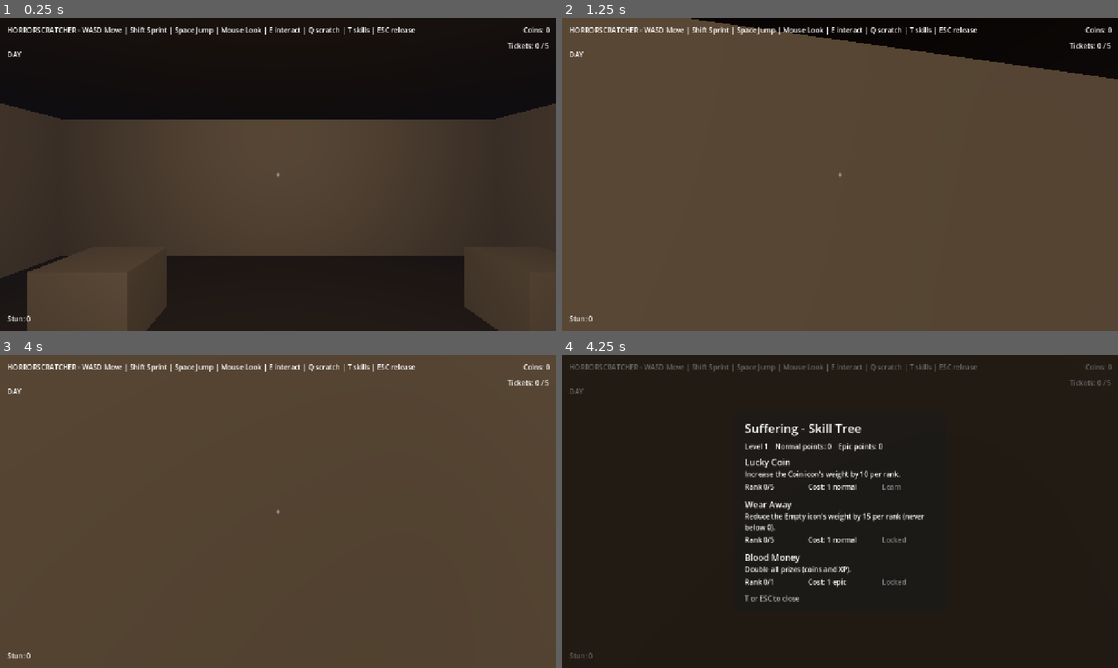
Above: before the commit, frames 1-4 (two rows, left to right).
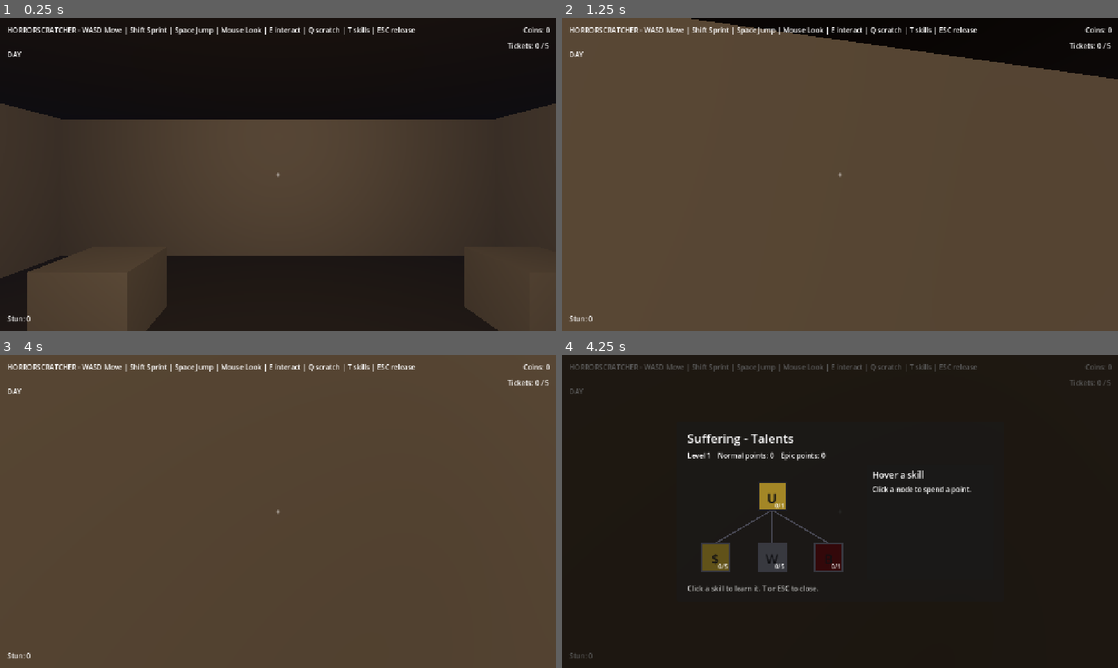
Above: after the commit, the same moments.

Repository: MedianHansen/horrorscratcher
Game: Godot game, scene res://scenes/main.tscn
Same seed, same stepped clock (60 frames per second), same inputs: the game is played once before the commit and once after it.
Inputs (mouse positions are in pixels of both pictures, inside the frame that each line leads up to):
- Up to frame 1 (0.25 s): no input
- Up to frame 2 (1.25 s): tap Enter at 0.5 s; move the mouse to (867, 174) at 0.52 s; hold Up (move_forward) from 0.53 s (still down); tap E (interact) at 0.6 s; click (867, 174) at 0.67 s; tap Space (jump) at 0.77 s
- Up to frame 3 (4 s): keep holding Up (move_forward); move the mouse to (250, 511) at 1.27 s; tap Shift (sprint) at 1.35 s; click (250, 511) at 1.42 s; tap Space (jump) at 1.52, 2, 3.02, 3.5, 3.77 s; move the mouse to (289, 505) at 2.02 s; hold Q (take_ticket) 2.03-2.78 s; click (289, 505) at 2.17 s; tap Enter at 2.75 s; move the mouse to (272, 517) at 2.77 s; tap G (use_gadget) at 2.85 s; click (272, 517) at 2.92 s; move the mouse to (316, 514) at 3.52 s; tap E (interact) at 3.6 s; click (316, 514) at 3.67 s
- Up to frame 4 (4.25 s): keep holding Up (move_forward); tap T (skills) at 4.15 s

Frames 1-3 are identical in both runs. In frame 4, 5.1% of the frame differs, in the area x 22-74%, y 22-79%.

Commit message:
Rework the Suffering skill tree into a WoW-style talent tree
- New root skill Unlock Coin (Coin +20, Empty -20); Lucky Coin, Wear Away and Blood Money require it
- Skill gained icon_color/glyph and a second icon modifier (target_icon_2/amount_2)
- skill_tree_ui.gd rebuilt: depth-based node layout with connector lines, side tooltip, click-to-learn, state borders
- skill_node.gd draws nodes; skill_tree_lines.gd draws links
- Update AGENTS.md / plan0.1.md / README.md

Diff:
--- a/scripts/progression.gd
+++ b/scripts/progression.gd
@@ -82,8 +82,12 @@
 			value = icon.weight
 			break
 	for skill in type.skills:
-		if skill.kind == Skill.Kind.ICON_WEIGHT and skill.target_icon == icon_id:
-			value += skill.amount * float(rank(type.type_name, skill.id))
+		if skill.kind == Skill.Kind.ICON_WEIGHT:
+			var ranks := float(rank(type.type_name, skill.id))
+			if skill.target_icon == icon_id:
+				value += skill.amount * ranks
+			if skill.target_icon_2 == icon_id:
+				value += skill.amount_2 * ranks
 	return maxf(0.0, value)
 
 
--- a/scripts/skill.gd
+++ b/scripts/skill.gd
@@ -7,9 +7,13 @@
 @export var id: StringName = &""
 @export var title: String = ""
 @export var description: String = ""
+@export var icon_color: Color = Color(0.5, 0.5, 0.55)
+@export var glyph: String = ""
 @export var kind: Kind = Kind.ICON_WEIGHT
 @export var target_icon: StringName = &""
 @export var amount: float = 0.0
+@export var target_icon_2: StringName = &""
+@export var amount_2: float = 0.0
 @export var max_ranks: int = 1
 @export var cost: Cost = Cost.NORMAL
 @export var requires: StringName = &""
--- /dev/null
+++ b/scripts/skill_node.gd
@@ -0,0 +1,67 @@
+class_name SkillNode
+extends Control
+
+signal pressed(skill: Skill)
+signal hovered(skill: Skill)
+signal unhovered(skill: Skill)
+
+const NODE_SIZE := 64.0
+
+var skill: Skill
+var rank: int = 0
+var maxed: bool = false
+var can_buy: bool = false
+var locked: bool = false
+
+
+func setup(s: Skill, r: int, purchasable: bool, is_locked: bool) -> void:
+	skill = s
+	rank = r
+	maxed = r >= s.max_ranks
+	can_buy = purchasable
+	locked = is_locked
+	custom_minimum_size = Vector2(NODE_SIZE, NODE_SIZE)
+	size = Vector2(NODE_SIZE, NODE_SIZE)
+	queue_redraw()
+
+
+func _ready() -> void:
+	mouse_filter = Control.MOUSE_FILTER_STOP
+	mouse_entered.connect(func(): hovered.emit(skill))
+	mouse_exited.connect(func(): unhovered.emit(skill))
+
+
+func _gui_input(event: InputEvent) -> void:
+	if event is InputEventMouseButton and event.pressed and event.button_index == MOUSE_BUTTON_LEFT:
+		pressed.emit(skill)
+
+
+func _draw() -> void:
+	var font := get_theme_default_font()
+	if font == null or skill == null:
+		return
+
+	var bg := skill.icon_color
+	if locked:
+		bg = bg.darkened(0.6)
+	elif not can_buy and not maxed:
+		bg = bg.darkened(0.25)
+	draw_rect(Rect2(Vector2.ZERO, size), bg)
+
+	var border := Color(0.12, 0.12, 0.14)
+	if maxed:
+		border = Color(1.0, 0.82, 0.25)
+	elif locked:
+		border = Color(0.22, 0.22, 0.25)
+	elif can_buy:
+		border = Color(0.35, 0.9, 0.35)
+	draw_rect(Rect2(Vector2.ZERO, size), border, false, 3.0)
+
+	var glyph := skill.glyph if skill.glyph != "" else skill.title.substr(0, 1)
+	var fs := 30
+	var glyph_size := font.get_string_size(glyph, HORIZONTAL_ALIGNMENT_LEFT, -1, fs)
+	draw_string(font, Vector2((size.x - glyph_size.x) * 0.5, (size.y + glyph_size.y) * 0.5 - 6.0), glyph, HORIZONTAL_ALIGNMENT_LEFT, -1, fs, Color(0.06, 0.06, 0.07))
+
+	var rank_text := "%d/%d" % [rank, skill.max_ranks]
+	var rank_size := font.get_string_size(rank_text, HORIZONTAL_ALIGNMENT_LEFT, -1, 14)
+	draw_string(font, Vector2(size.x - rank_size.x - 4.0, size.y - 5.0), rank_text, HORIZONTAL_ALIGNMENT_LEFT, -1, 14, Color(1, 1, 1, 0.9))
--- /dev/null
+++ b/scripts/skill_tree_lines.gd
@@ -0,0 +1,13 @@
+extends Control
+
+var _links: Array = []
+
+
+func set_links(links: Array) -> void:
+	_links = links
+	queue_redraw()
+
+
+func _draw() -> void:
+	for link in _links:
+		draw_line(link["from"], link["to"], link["color"], 3.0)
--- a/scripts/skill_tree_ui.gd
+++ b/scripts/skill_tree_ui.gd
@@ -1,10 +1,19 @@
 extends Control
 
 @export var ticket_type: TicketType
+
+const NODE_SIZE := 64.0
+const H_SPACE := 130.0
+const V_SPACE := 140.0
+const TOP_MARGIN := 40.0
+const BOTTOM_MARGIN := 20.0
 
 var _player: Node
 var _points_label: Label
-var _rows: Array = []
+var _tree_area: Control
+var _tooltip_title: Label
+var _tooltip_body: Label
+var _tooltip_hint: Label
 
 
 func _ready() -> void:
@@ -18,7 +27,7 @@
 	mouse_filter = Control.MOUSE_FILTER_STOP
 
 	var dim := ColorRect.new()
-	dim.color = Color(0.0, 0.0, 0.0, 0.6)
+	dim.color = Color(0, 0, 0, 0.65)
 	dim.set_anchors_preset(Control.PRESET_FULL_RECT)
 	dim.mouse_filter = Control.MOUSE_FILTER_STOP
 	add_child(dim)
@@ -33,94 +42,187 @@
 	var margin := MarginContainer.new()
 	margin.add_theme_constant_override("margin_left", 24)
 	margin.add_theme_constant_override("margin_right", 24)
-	margin.add_theme_constant_override("margin_top", 20)
-	margin.add_theme_constant_override("margin_bottom", 20)
+	margin.add_theme_constant_override("margin_top", 18)
+	margin.add_theme_constant_override("margin_bottom", 18)
 	panel.add_child(margin)
 
 	var box := VBoxContainer.new()
-	box.add_theme_constant_override("separation", 12)
+	box.add_theme_constant_override("separation", 10)
 	margin.add_child(box)
 
 	var title := Label.new()
-	title.text = "%s - Skill Tree" % (ticket_type.type_name if ticket_type else "?")
+	title.text = "%s - Talents" % (ticket_type.type_name if ticket_type else "?")
 	title.add_theme_font_size_override("font_size", 28)
 	box.add_child(title)
 
 	_points_label = Label.new()
 	box.add_child(_points_label)
 
-	if ticket_type:
-		for skill in ticket_type.skills:
-			box.add_child(_make_row(skill))
+	var hbox := HBoxContainer.new()
+	hbox.add_theme_constant_override("separation", 24)
+	box.add_child(hbox)
+
+	_tree_area = Control.new()
+	_tree_area.set_script(load("res://scripts/skill_tree_lines.gd"))
+	_tree_area.mouse_filter = Control.MOUSE_FILTER_PASS
+	_tree_area.custom_minimum_size = Vector2(420, 260)
+	hbox.add_child(_tree_area)
+
+	var tip := PanelContainer.new()
+	tip.custom_minimum_size = Vector2(290, 230)
+	hbox.add_child(tip)
+	var tip_margin := MarginContainer.new()
+	tip_margin.add_theme_constant_override("margin_left", 12)
+	tip_margin.add_theme_constant_override("margin_right", 12)
+	tip_margin.add_theme_constant_override("margin_top", 10)
+	tip_margin.add_theme_constant_override("margin_bottom", 10)
+	tip.add_child(tip_margin)
+	var tip_box := VBoxContainer.new()
+	tip_box.add_theme_constant_override("separation", 8)
+	tip_margin.add_child(tip_box)
+	_tooltip_title = Label.new()
+	_tooltip_title.add_theme_font_size_override("font_size", 20)
+	tip_box.add_child(_tooltip_title)
+	_tooltip_body = Label.new()
+	_tooltip_body.autowrap_mode = TextServer.AUTOWRAP_WORD_SMART
+	_tooltip_body.custom_minimum_size = Vector2(266, 0)
+	tip_box.add_child(_tooltip_body)
+	_tooltip_hint = Label.new()
+	_tooltip_hint.modulate = Color(1, 1, 1, 0.65)
+	_tooltip_hint.autowrap_mode = TextServer.AUTOWRAP_WORD_SMART
+	_tooltip_hint.custom_minimum_size = Vector2(266, 0)
+	tip_box.add_child(_tooltip_hint)
 
 	var hint := Label.new()
-	hint.text = "T or ESC to close"
+	hint.text = "Click a skill to learn it. T or ESC to close."
 	hint.modulate = Color(1, 1, 1, 0.7)
 	box.add_child(hint)
-
-
-func _make_row(skill: Skill) -> Control:
-	var row := VBoxContainer.new()
-	row.add_theme_constant_override("separation", 2)
-
-	var title := Label.new()
-	title.text = skill.title
-	title.add_theme_font_size_override("font_size", 20)
-	row.add_child(title)
-
-	var desc := Label.new()
-	desc.text = skill.description
-	desc.autowrap_mode = TextServer.AUTOWRAP_WORD_SMART
-	desc.custom_minimum_size = Vector2(440, 0)
-	row.add_child(desc)
-
-	var line := HBoxContainer.new()
-	line.add_theme_constant_override("separation", 16)
-
-	var rank_label := Label.new()
-	rank_label.custom_minimum_size = Vector2(130, 0)
-	line.add_child(rank_label)
-
-	var cost_label := Label.new()
-	cost_label.custom_minimum_size = Vector2(150, 0)
-	line.add_child(cost_label)
-
-	var button := Button.new()
-	button.text = "Learn"
-	button.pressed.connect(_buy.bind(skill))
-	line.add_child(button)
-
-	row.add_child(line)
-	_rows.append({"skill": skill, "rank": rank_label, "cost": cost_label, "button": button})
-	return row
-
-
-func _buy(skill: Skill) -> void:
-	if ticket_type and Progression.buy(ticket_type, skill):
-		_refresh()
 
 
 func _refresh() -> void:
 	if ticket_type == null:
 		return
-	var p: Dictionary = Progression.profile(ticket_type.type_name)
+	var profile: Dictionary = Progression.profile(ticket_type.type_name)
 	_points_label.text = "Level %d    Normal points: %d    Epic points: %d" % [
-		int(p["level"]), int(p["normal"]), int(p["epic"])
+		int(profile["level"]), int(profile["normal"]), int(profile["epic"])
 	]
-	for row in _rows:
-		var skill: Skill = row["skill"]
-		var r := Progression.rank(ticket_type.type_name, skill.id)
-		row["rank"].text = "Rank %d/%d" % [r, skill.max_ranks]
-		row["cost"].text = "Cost: 1 %s" % ("epic" if skill.cost == Skill.Cost.EPIC else "normal")
-		var can := Progression.can_buy(ticket_type, skill)
-		var button: Button = row["button"]
-		button.disabled = not can
-		if r >= skill.max_ranks:
-			button.text = "Maxed"
-		elif skill.requires != &"" and Progression.rank(ticket_type.type_name, skill.requires) <= 0:
-			button.text = "Locked"
-		else:
-			button.text = "Learn"
+	_build_tree()
+	if _tooltip_title.text == "":
+		_tooltip_title.text = "Hover a skill"
+		_tooltip_body.text = "Click a node to spend a point."
+		_tooltip_hint.text = ""
+
+
+func _build_tree() -> void:
+	for child in _tree_area.get_children():
+		child.queue_free()
+
+	var depths := {}
+	for skill in ticket_type.skills:
+		depths[skill.id] = _depth_of(skill)
+
+	var layers := {}
+	var max_cols := 1
+	for skill in ticket_type.skills:
+		var d: int = depths[skill.id]
+		if not layers.has(d):
+			layers[d] = []
+		layers[d].append(skill)
+		max_cols = maxi(max_cols, layers[d].size())
+
+	var layer_count := 0
+	for d in layers.keys():
+		layer_count = maxi(layer_count, int(d) + 1)
+
+	var width := float(max_cols) * H_SPACE
+	var height := TOP_MARGIN + float(maxi(0, layer_count - 1)) * V_SPACE + NODE_SIZE + BOTTOM_MARGIN
+	_tree_area.custom_minimum_size = Vector2(width, height)
+
+	var positions := {}
+	for d in range(layer_count):
+		var layer: Array = layers.get(d, [])
+		var count := layer.size()
+		for i in range(count):
+			var skill: Skill = layer[i]
+			var center := Vector2(
+				width * 0.5 + (float(i) - float(count - 1) * 0.5) * H_SPACE,
+				TOP_MARGIN + float(d) * V_SPACE + NODE_SIZE * 0.5
+			)
+			positions[skill.id] = center
+			_add_node(skill, center)
+
+	var links := []
+	for skill in ticket_type.skills:
+		if skill.requires == &"" or not positions.has(skill.id) or not positions.has(skill.requires):
+			continue
+		var a: Vector2 = positions[skill.requires]
+		var b: Vector2 = positions[skill.id]
+		var met := Progression.rank(ticket_type.type_name, skill.requires) > 0
+		var color := Color(0.9, 0.75, 0.2) if met else Color(0.28, 0.28, 0.32)
+		links.append({
+			"from": a + Vector2(0, NODE_SIZE * 0.5),
+			"to": b - Vector2(0, NODE_SIZE * 0.5),
+			"color": color,
+		})
+	_tree_area.set_links(links)
+
+
+func _add_node(skill: Skill, center: Vector2) -> void:
+	var node := SkillNode.new()
+	var rank := Progression.rank(ticket_type.type_name, skill.id)
+	var locked := skill.requires != &"" and Progression.rank(ticket_type.type_name, skill.requires) <= 0
+	node.setup(skill, rank, Progression.can_buy(ticket_type, skill), locked)
+	node.position = center - Vector2(NODE_SIZE, NODE_SIZE) * 0.5
+	_tree_area.add_child(node)
+	node.pressed.connect(_on_node_pressed)
+	node.hovered.connect(_show_tooltip)
+
+
+func _depth_of(skill: Skill) -> int:
+	var depth := 0
+	var current := skill
+	var guard := 0
+	while current.requires != &"" and guard < 32:
+		var parent := _find_skill(current.requires)
+		if parent == null:
+			break
+		depth += 1
+		current = parent
+		guard += 1
+	return depth
+
+
+func _find_skill(id: StringName) -> Skill:
+	for skill in ticket_type.skills:
+		if skill.id == id:
+			return skill
+	return null
+
+
+func _show_tooltip(skill: Skill) -> void:
+	if skill == null:
+		return
+	var rank := Progression.rank(ticket_type.type_name, skill.id)
+	_tooltip_title.text = skill.title
+	var lines := [skill.description, "", "Rank: %d / %d" % [rank, skill.max_ranks]]
+	lines.append("Cost: 1 %s point" % ("epic" if skill.cost == Skill.Cost.EPIC else "normal"))
+	if skill.requires != &"":
+		var parent := _find_skill(skill.requires)
+		var parent_rank := Progression.rank(ticket_type.type_name, skill.requires)
+		var name := parent.title if parent != null else String(skill.requires)
+		lines.append("Requires: %s (%s)" % [name, "met" if parent_rank > 0 else "locked"])
+	_tooltip_body.text = "\n".join(lines)
+	if rank >= skill.max_ranks:
+		_tooltip_hint.text = "Maxed out."
+	elif Progression.can_buy(ticket_type, skill):
+		_tooltip_hint.text = "Click to learn."
+	else:
+		_tooltip_hint.text = "Not enough points."
+
+
+func _on_node_pressed(skill: Skill) -> void:
+	if ticket_type and Progression.buy(ticket_type, skill):
+		_refresh()
 
 
 func _unhandled_input(event: InputEvent) -> void:
--- a/ticket_types/suffering.tres
+++ b/ticket_types/suffering.tres
@@ -58,41 +58,63 @@
 xp = 0
 coins = 100
 
+[sub_resource type="Resource" id="Resource_unlock"]
+script = ExtResource("3_mc71x")
+id = &"unlock_coin"
+title = "Unlock Coin"
+description = "Coin can now appear (weight +20) and Empty becomes less likely (weight -20)."
+icon_color = Color(0.85, 0.7, 0.2, 1)
+glyph = "U"
+kind = 0
+target_icon = &"coin"
+amount = 20.0
+target_icon_2 = &"empty"
+amount_2 = -20.0
+max_ranks = 1
+cost = 0
+requires = &""
+
 [sub_resource type="Resource" id="Resource_o66fl"]
 script = ExtResource("3_mc71x")
 id = &"coin_luck"
 title = "Lucky Coin"
 description = "Increase the Coin icon's weight by 10 per rank."
+icon_color = Color(0.95, 0.8, 0.25, 1)
+glyph = "$"
 kind = 0
 target_icon = &"coin"
 amount = 10.0
 max_ranks = 5
 cost = 0
-requires = &""
+requires = &"unlock_coin"
 
 [sub_resource type="Resource" id="Resource_d4ol6"]
 script = ExtResource("3_mc71x")
 id = &"wear_away"
 title = "Wear Away"
 description = "Reduce the Empty icon's weight by 15 per rank (never below 0)."
+icon_color = Color(0.55, 0.56, 0.62, 1)
+glyph = "W"
 kind = 0
 target_icon = &"empty"
 amount = -15.0
 max_ranks = 5
 cost = 0
-requires = &"coin_luck"
+requires = &"unlock_coin"
 
 [sub_resource type="Resource" id="Resource_st322"]
 script = ExtResource("3_mc71x")
 id = &"blood_money"
 title = "Blood Money"
 description = "Double all prizes (coins and XP)."
+icon_color = Color(0.5, 0.08, 0.1, 1)
+glyph = "B"
 kind = 1
 target_icon = &""
 amount = 1.0
 max_ranks = 1
 cost = 1
-requires = &"coin_luck"
+requires = &"unlock_coin"
 
 [resource]
 script = ExtResource("2_qqun5")
@@ -102,4 +124,4 @@
 level_xp = PackedInt32Array(1, 5, 10, 15, 20, 25, 30, 35, 40)
 paper_color = Color(0.9, 0.87, 0.8, 1)
 icons = Array[ExtResource("1_bdm1m")]([SubResource("Resource_v205m"), SubResource("Resource_oo6x8"), SubResource("Resource_vxnrt"), SubResource("Resource_5rvvb"), SubResource("Resource_o0351"), SubResource("Resource_3ep2w")])
-skills = Array[ExtResource("3_mc71x")]([SubResource("Resource_o66fl"), SubResource("Resource_d4ol6"), SubResource("Resource_st322")])
+skills = Array[ExtResource("3_mc71x")]([SubResource("Resource_unlock"), SubResource("Resource_o66fl"), SubResource("Resource_d4ol6"), SubResource("Resource_st322")])
Not shown, added: scripts/skill_node.gd.uid
Not shown, added: scripts/skill_tree_lines.gd.uid
Not shown: 1 places in ticket_types/suffering.tres that only renumber resources
Not shown, changed: AGENTS.md
Not shown, changed: README.md
Not shown, changed: plan0.1.md
